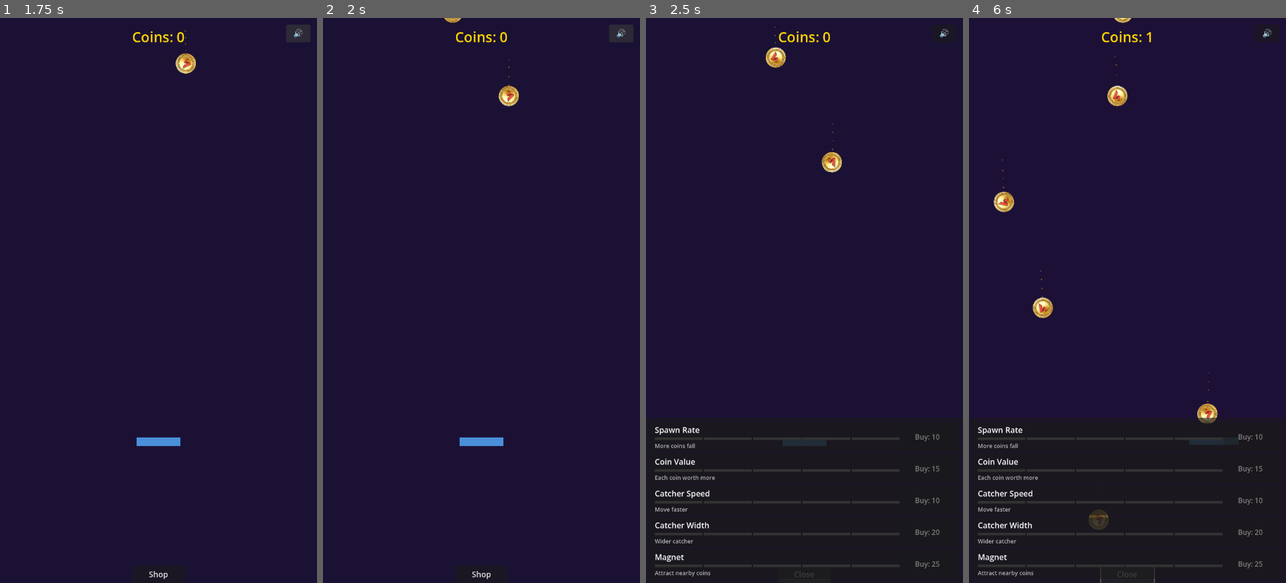
Above: before the commit, frames 1-4 (left to right).
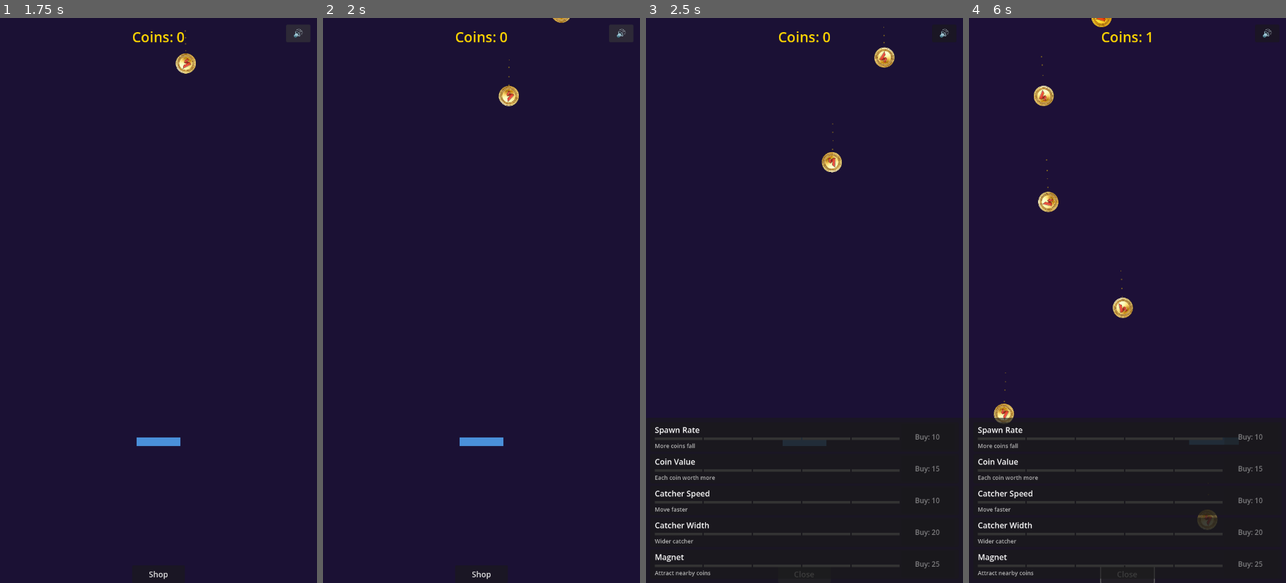
Above: after the commit, the same moments.

Repository: flexion/flexcoins
Game: Godot game, scene res://scenes/main.tscn
The game is run twice, just before and just after one commit, with the same random seed, the same clock (stepped at 60 frames per second) and the same inputs. Sound files missing from this copy of the repository are replaced by a short silence.
Inputs:
- Up to frame 1 (1.75 s): click "🔊" at 0.5 s; click "🔇" at 1.25 s
- Up to frame 2 (2 s): no input
- Up to frame 3 (2.5 s): click "Shop" at 2 s
- Up to frame 4 (6 s): hold Right (move_right) 2.78-3.53 s; hold Left (move_left) 3.53-4.28 s; hold Right (move_right) 4.28-5.78 s; hold Left (move_left) from 5.78 s (still down)

Frame 1 is identical in both runs. In frame 2, less than 0.1% of the frame differs, in the area x 38-78%, y 0-1%; in frame 3, 0.4%; in frame 4, 1.9%, in the area x 7-79%, y 0-91%.

Commit message:
Add coin variety: silver, gold coins and frenzy power-up
Silver coins are the default. Gold coins (10% chance) have yellow tint,
5x value, and fall 50% faster. Frenzy orbs (5% chance) are green and
triple spawn rate for 5 seconds with a "FRENZY!" HUD announcement.

Co-Authored-By: Claude Opus 4.6 <noreply@anthropic.com>

Diff:
--- a/scripts/coin.gd
+++ b/scripts/coin.gd
@@ -1,7 +1,10 @@
 extends Area2D
+
+enum CoinType { SILVER, GOLD, FRENZY }
 
 @export var fall_speed: float = 300.0
 var value: int = 1
+var coin_type: CoinType = CoinType.SILVER
 
 var _collected: bool = false
 var _current_speed: float = 0.0
@@ -15,6 +18,16 @@
 	rotation = randf_range(0.0, TAU)
 	_rotation_speed = randf_range(-1.5, 1.5)
 	_current_speed = fall_speed * 0.15
+
+	match coin_type:
+		CoinType.GOLD:
+			value *= 5
+			fall_speed *= 1.5
+			modulate = Color(1.0, 0.9, 0.3, 1.0)
+		CoinType.FRENZY:
+			value = 0
+			modulate = Color(0.3, 1.0, 0.4, 1.0)
+
 	_add_glow()
 	_add_trail()
 
@@ -28,10 +41,11 @@
 
 func collect() -> void:
 	_collected = true
+	if coin_type == CoinType.FRENZY:
+		GameManager.start_frenzy()
 	set_deferred("monitoring", false)
 	set_deferred("monitorable", false)
 	set_process(false)
-	# Scale-up pop before disappearing
 	var tween := create_tween()
 	tween.tween_property(sprite, "scale", Vector2(0.55, 0.55), 0.07).set_ease(Tween.EASE_OUT)
 	tween.tween_property(sprite, "scale", Vector2(0.0, 0.0), 0.09).set_ease(Tween.EASE_IN)
@@ -40,7 +54,7 @@
 
 
 func _on_screen_exited() -> void:
-	if not _collected:
+	if not _collected and coin_type != CoinType.FRENZY:
 		GameManager.coin_missed.emit()
 	queue_free()
 
@@ -61,11 +75,16 @@
 
 
 func _add_glow() -> void:
-	# Faint glow behind the coin using a scaled-up tinted copy of the sprite
 	var glow := Sprite2D.new()
 	glow.texture = sprite.texture
 	glow.scale = Vector2(0.55, 0.55)
-	glow.modulate = Color(1.0, 0.84, 0.0, 0.2)
+	match coin_type:
+		CoinType.GOLD:
+			glow.modulate = Color(1.0, 0.9, 0.3, 0.3)
+		CoinType.FRENZY:
+			glow.modulate = Color(0.3, 1.0, 0.4, 0.3)
+		_:
+			glow.modulate = Color(1.0, 0.84, 0.0, 0.2)
 	glow.z_index = -1
 	add_child(glow)
 
@@ -82,5 +101,11 @@
 	trail.gravity = Vector2.ZERO
 	trail.scale_amount_min = 1.5
 	trail.scale_amount_max = 3.0
-	trail.color = Color(1.0, 0.84, 0.0, 0.35)
+	match coin_type:
+		CoinType.GOLD:
+			trail.color = Color(1.0, 0.9, 0.3, 0.5)
+		CoinType.FRENZY:
+			trail.color = Color(0.3, 1.0, 0.4, 0.5)
+		_:
+			trail.color = Color(1.0, 0.84, 0.0, 0.35)
 	add_child(trail)
--- a/scripts/coin_spawner.gd
+++ b/scripts/coin_spawner.gd
@@ -3,22 +3,45 @@
 @export var coin_scene: PackedScene
 @export var margin: float = 40.0
 
+var _normal_interval: float = 0.0
+
 
 func _ready() -> void:
-	$Timer.wait_time = GameManager.get_spawn_interval()
+	_normal_interval = GameManager.get_spawn_interval()
+	$Timer.wait_time = _normal_interval
 	$Timer.start()
 	GameManager.upgrade_purchased.connect(_on_upgrade_purchased)
+	GameManager.frenzy_started.connect(_on_frenzy_started)
+	GameManager.frenzy_ended.connect(_on_frenzy_ended)
 
 
 func _on_upgrade_purchased(upgrade_id: String) -> void:
 	if upgrade_id == "spawn_rate":
-		$Timer.wait_time = GameManager.get_spawn_interval()
+		_normal_interval = GameManager.get_spawn_interval()
+		if not GameManager.frenzy_active:
+			$Timer.wait_time = _normal_interval
+
+
+func _on_frenzy_started() -> void:
+	$Timer.wait_time = _normal_interval / 3.0
+
+
+func _on_frenzy_ended() -> void:
+	$Timer.wait_time = _normal_interval
 
 
 func _on_timer_timeout() -> void:
 	if coin_scene == null:
 		return
-	var coin := coin_scene.instantiate()
+	var coin: Area2D = coin_scene.instantiate()
 	var viewport_width := get_viewport_rect().size.x
 	coin.position = Vector2(randf_range(margin, viewport_width - margin), -50.0)
+
+	# Determine coin type
+	var roll := randf()
+	if roll < 0.05:
+		coin.coin_type = coin.CoinType.FRENZY
+	elif roll < 0.15:
+		coin.coin_type = coin.CoinType.GOLD
+
 	get_parent().add_child(coin)
--- a/scripts/game_manager.gd
+++ b/scripts/game_manager.gd
@@ -5,6 +5,8 @@
 signal milestone_reached(amount: int)
 signal coin_collected(value: int, world_position: Vector2)
 signal coin_missed
+signal frenzy_started
+signal frenzy_ended
 
 const SAVE_PATH: String = "user://save.json"
 const MAX_OFFLINE_SECONDS: float = 28800.0  # 8 hours
@@ -24,6 +26,8 @@
 var _last_played: float = 0.0
 var _offline_earnings: int = 0
 var _last_milestone: int = 0
+var frenzy_active: bool = false
+var _frenzy_timer: Timer
 
 func _ready() -> void:
 	get_tree().auto_accept_quit = false
@@ -94,6 +98,20 @@
 		return 0.0
 	return 100.0 + level * 40.0
 
+func start_frenzy() -> void:
+	if not _frenzy_timer:
+		_frenzy_timer = Timer.new()
+		_frenzy_timer.one_shot = true
+		_frenzy_timer.timeout.connect(_end_frenzy)
+		add_child(_frenzy_timer)
+	frenzy_active = true
+	_frenzy_timer.start(5.0)
+	frenzy_started.emit()
+
+func _end_frenzy() -> void:
+	frenzy_active = false
+	frenzy_ended.emit()
+
 func get_earn_rate() -> float:
 	return float(get_coin_value()) / get_spawn_interval()
 
--- a/scripts/hud.gd
+++ b/scripts/hud.gd
@@ -22,6 +22,7 @@
 	GameManager.upgrade_purchased.connect(_on_upgrade_purchased)
 	GameManager.milestone_reached.connect(_on_milestone_reached)
 	GameManager.coin_collected.connect(_on_coin_collected)
+	GameManager.frenzy_started.connect(_on_frenzy_started)
 	_on_currency_changed(GameManager.currency)
 	_create_upgrade_buttons()
 	shop_toggle.pressed.connect(_on_shop_toggle_pressed)
@@ -78,6 +79,8 @@
 
 
 func _on_coin_collected(value: int, world_position: Vector2) -> void:
+	if value <= 0:
+		return
 	# Spawn a small gold circle that arcs up to the currency label
 	var icon := ColorRect.new()
 	icon.custom_minimum_size = Vector2(12.0, 12.0)
@@ -104,6 +107,26 @@
 		GameManager.add_currency(value)
 		icon.queue_free()
 	)
+
+
+func _on_frenzy_started() -> void:
+	var lbl := Label.new()
+	lbl.text = "FRENZY!"
+	lbl.horizontal_alignment = HORIZONTAL_ALIGNMENT_CENTER
+	lbl.anchors_preset = Control.PRESET_CENTER_TOP
+	lbl.offset_left = -200.0
+	lbl.offset_right = 200.0
+	lbl.offset_top = 80.0
+	lbl.add_theme_font_size_override("font_size", 42)
+	lbl.add_theme_color_override("font_color", Color(0.3, 1.0, 0.4, 1.0))
+	lbl.mouse_filter = Control.MOUSE_FILTER_IGNORE
+	add_child(lbl)
+	var tween := create_tween()
+	tween.tween_property(lbl, "scale", Vector2(1.2, 1.2), 0.15).from(Vector2(0.5, 0.5)).set_ease(Tween.EASE_OUT).set_trans(Tween.TRANS_BACK)
+	tween.tween_property(lbl, "scale", Vector2(1.0, 1.0), 0.1)
+	tween.tween_interval(1.5)
+	tween.tween_property(lbl, "modulate:a", 0.0, 0.5)
+	tween.tween_callback(lbl.queue_free)
 
 
 func _on_mute_pressed() -> void:
